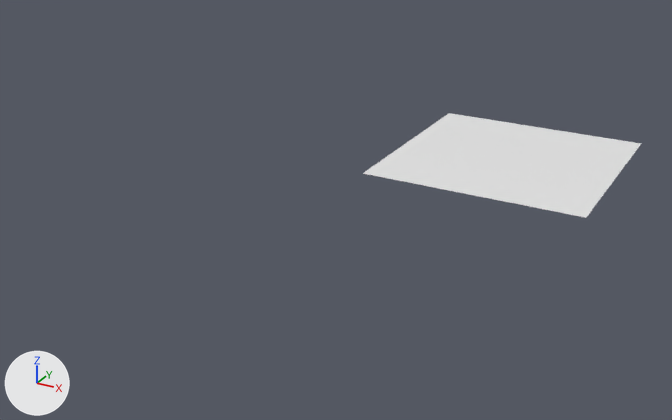
The Blender file res/models/quad/quad.blend as it was, and as the next commit left it.
One viewpoint serves both versions: a 50 mm camera at (1.76, -3.44, 1.52) aimed at (-0.07, -0.11, -0.15). The axes (+X, +Y, +Z) are drawn at lower left. The lights are the same throughout.
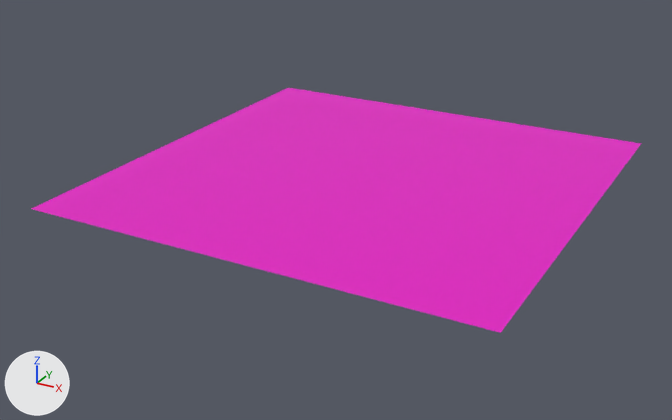
The change, as a diff of the scene's bpy script:
```diff
--- a/res/models/quad/quad.blend.py
+++ b/res/models/quad/quad.blend.py
@@ mat_material_001 @@
+mat_material_001 = principled_material('Material.001')
+mat_material_001.base_color = (0.8, 0.0, 0.569)  # pink #e700c7
@@ me_plane @@
 me_plane.from_pydata(...)  # 4 vertices, 1 face; spans x -1.0..1.0, y -1.0..1.0, z 0.0
+me_plane.materials.append(mat_material_001)  # pink #e700c7
@@ ob_plane @@
 ob_plane = bpy.data.objects.new('Plane', me_plane)
-ob_plane.location = (0.5, 0.5, 0.0)
-ob_plane.scale = (0.5, 0.5, 0.5)
+ob_plane.location = (0.0, 0.0, 0.0)
```

Location of each change, (x1, y1, x2, y2) in pixels of the pictures (672 x 420 px):
'Plane', recoloured, moved, rescaled (white to pink, 119% wider, 132% taller)
    before: (363, 113, 641, 218)
    after: (31, 88, 641, 333)
